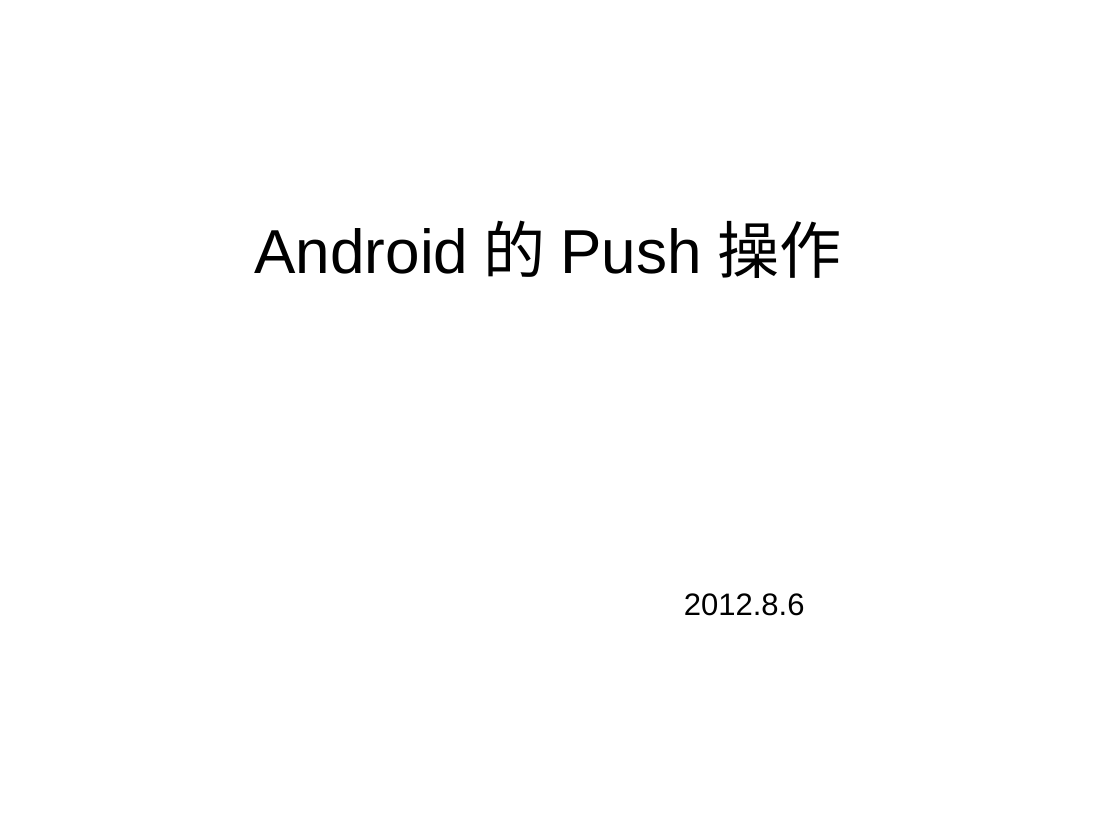
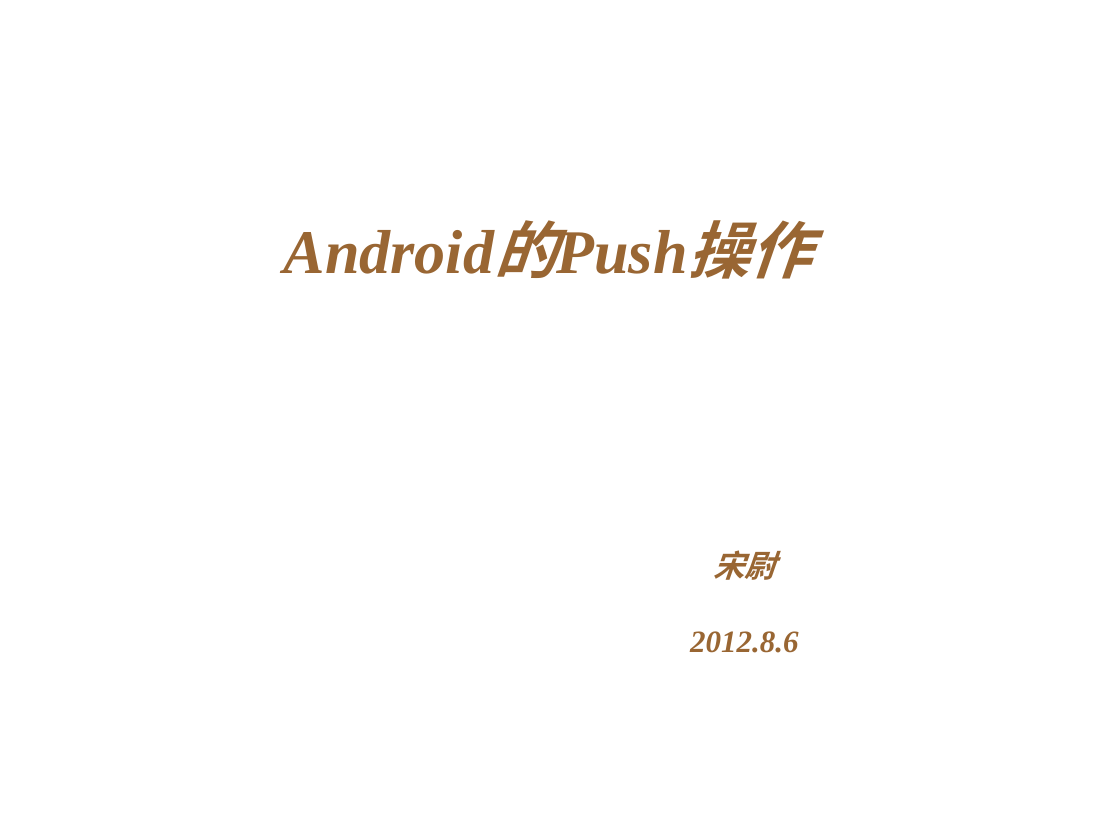
Before and after one commit to sevenler/document, a slide deck: slide 1 of push_operation_for_android.odp. Drawn at 1120x840 pixels with LibreOffice and Linux fonts; fonts in the diff are those of the drawing; background and template pictures are left out. Boxes give left, top, right and bottom in pixels: in the first picture for what was removed or moved away, otherwise in the second. Text is boxed around its words. In the diff, an @@ line names an element or a change of style, - is before the commit and + after.

```diff
--- a/push_operation_for_android.odp
+++ b/push_operation_for_android.odp
@@ title "Android的Push操作" at (40,159,1056,488): font Arial to Times New Roman, text colour #000000 to #996633, bold on, italic on @@
@@ text "宋尉": place and size @@
-text "宋尉" at (684,593,805,616)
+text "宋尉" at (690,550,799,653)
@@ text at (713,550,775,580): paragraph added @@
+宋尉
@@ text at (690,631,799,653): font Arial to Times New Roman, text colour #000000 to #996633, bold on, italic on in "2012.8.6" @@
```
Also in this commit, not shown: 9 other slides changed, 3 slides added.
